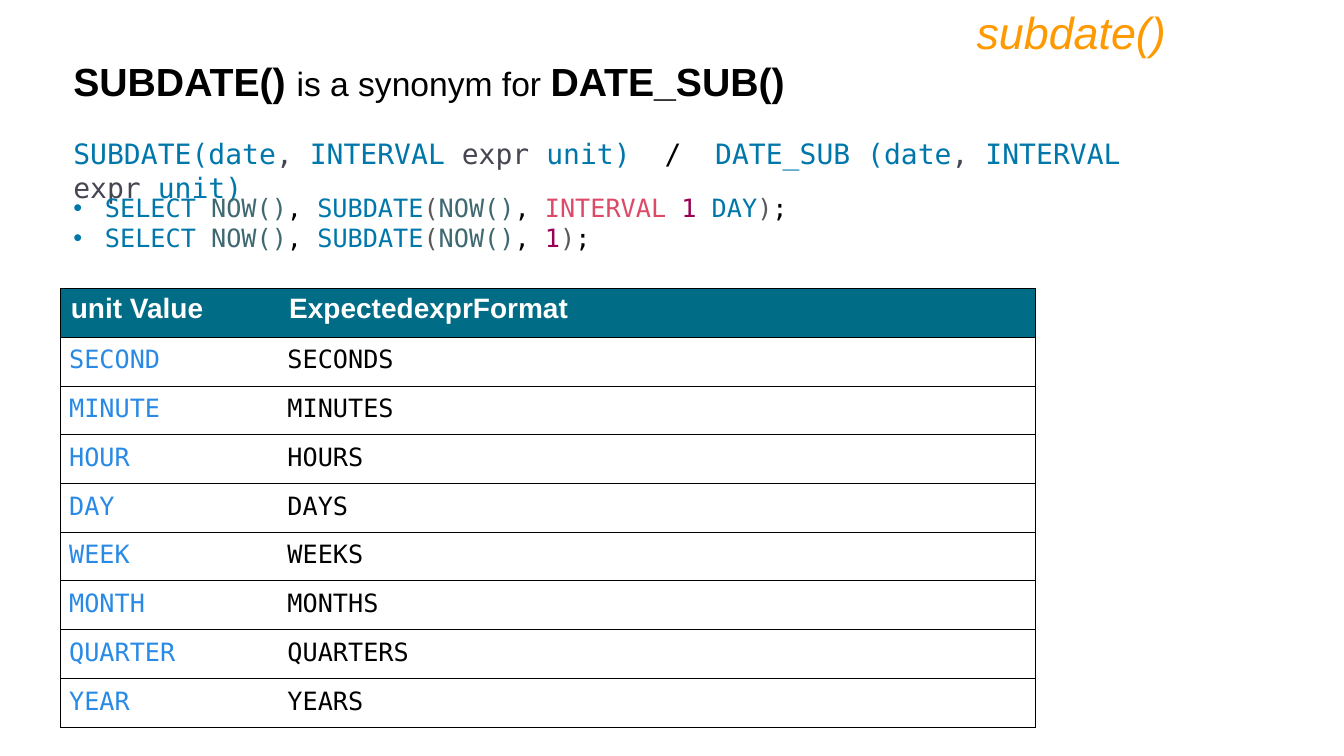
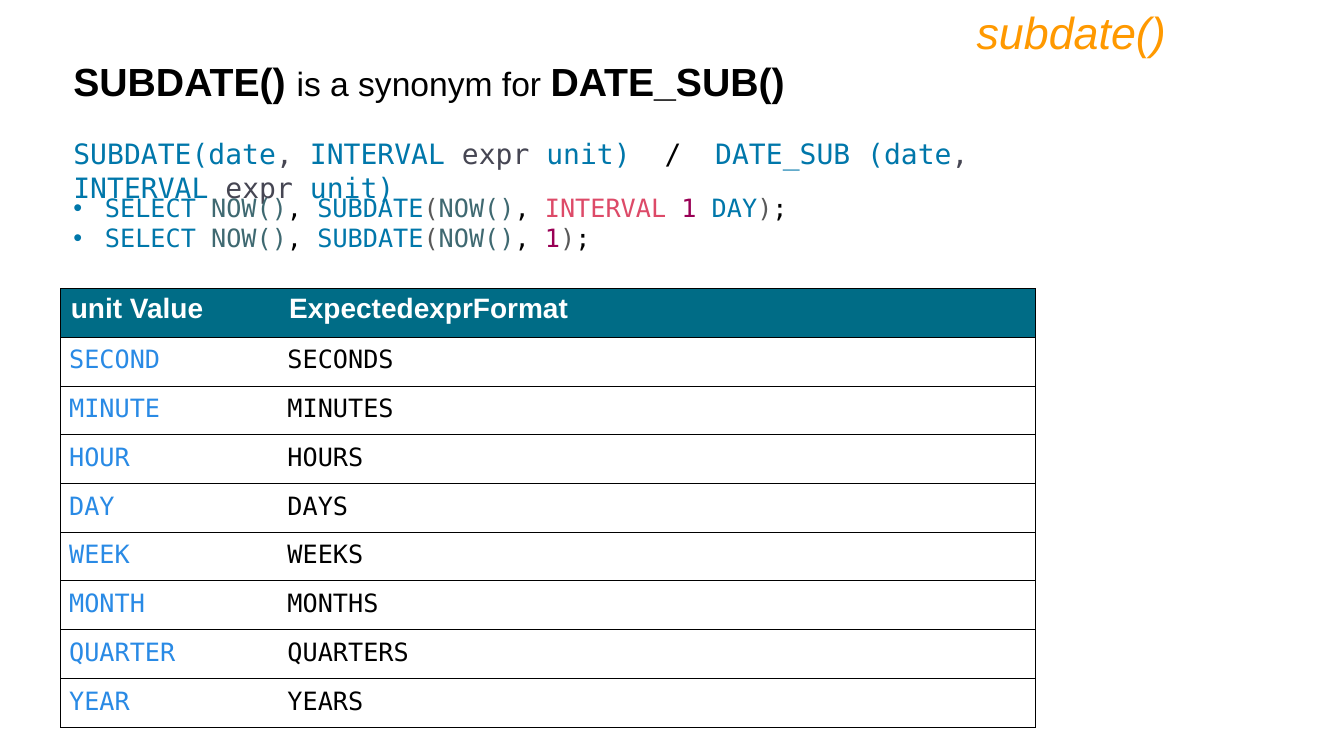
Before and after one commit to sonalikhedkar/Cdac_study, a slide deck: slide 110 of database/IET MySQL PPT Ver9.pptx. Drawn at 1344x756 pixels with LibreOffice and Linux fonts; fonts in the diff are those of the drawing. Boxes give left, top, right and bottom in pixels: in the first picture for what was removed or moved away, otherwise in the second. Text is boxed around its words. In the diff, an @@ line names an element or a change of style, - is before the commit and + after.

```diff
--- a/database/IET MySQL PPT Ver9.pptx
+++ b/database/IET MySQL PPT Ver9.pptx
@@ text "SUBDATE(date, INTERVAL expr unit) / ..." rewrapped from bbox=[71, 142, 1120, 319] to bbox=[71, 142, 968, 319] @@
```
Also in this commit, not shown: 14 other slides changed, 52 slides added.
